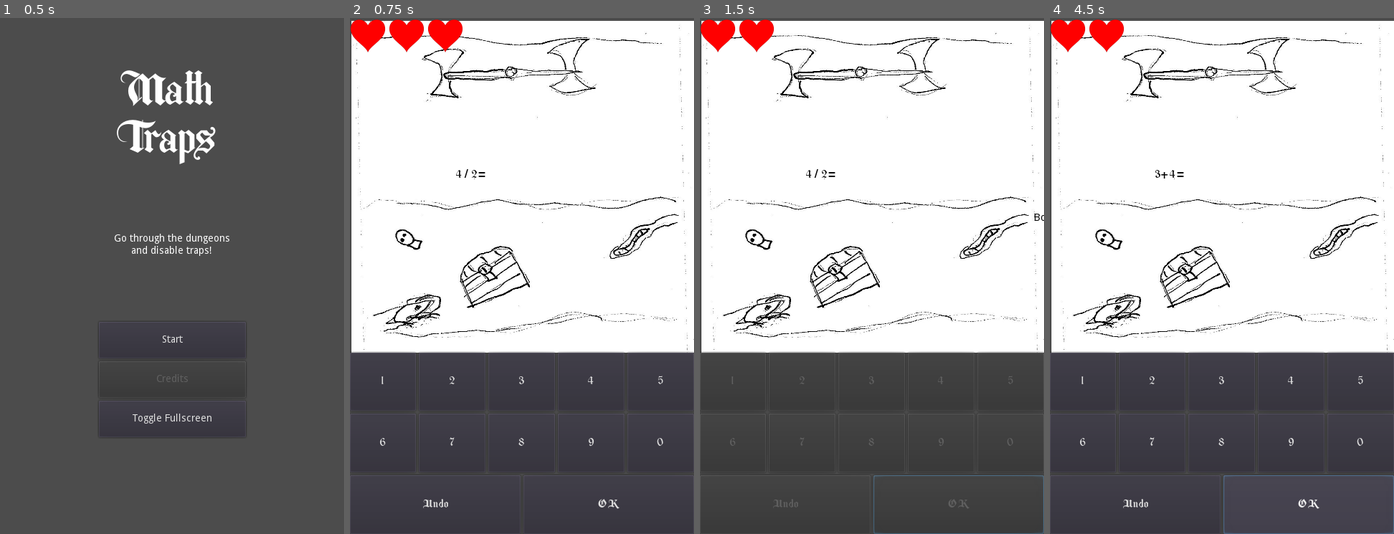
Above: before the commit, frames 1-4 (left to right).
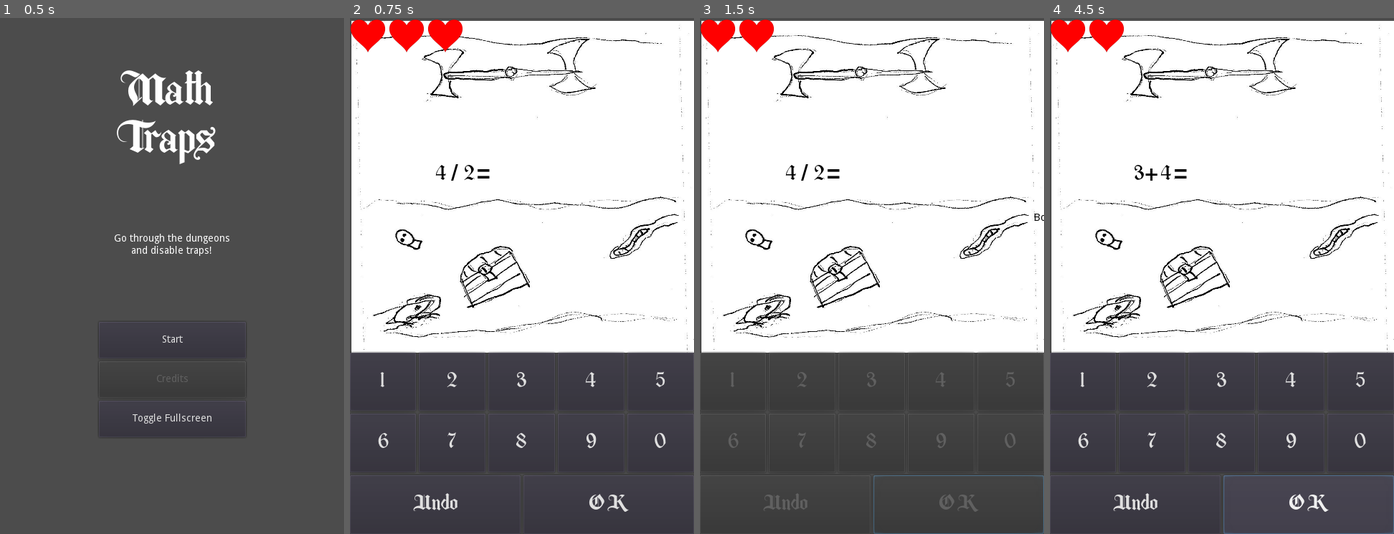
Above: after the commit, the same moments.

Repository: the-g-force/FamJam-May2020
Game: Godot game, scene res://src/TitleScene.tscn
Two runs of this game, one before a commit and one after it. Both use one fixed random seed, a clock stepped at 60 frames per second and the inputs below.
Inputs:
- Up to frame 1 (0.5 s): no input
- Up to frame 2 (0.75 s): click "Start" at 0.5 s
- Up to frame 3 (1.5 s): click "OK" at 1.25 s
- Up to frame 4 (4.5 s): tap Enter at 2.75 s

Frame 1 is identical in both runs. In frame 2, 1.0% of the frame differs, in the area x 8-92%, y 28-96%; in frame 3, 0.6%; in frame 4, 1.0%.

Commit message:
Add larger font

Diff:
--- a/project/assets/Font_Theme.tres
+++ b/project/assets/Font_Theme.tres
@@ -3,6 +3,7 @@
 [ext_resource path="res://assets/Berkahi Blackletter.otf" type="DynamicFontData" id=1]
 
 [sub_resource type="DynamicFont" id=1]
+size = 30
 outline_color = Color( 0, 0, 0, 1 )
 font_data = ExtResource( 1 )
 
--- a/project/src/DynamicNumberLabel.tscn
+++ b/project/src/DynamicNumberLabel.tscn
@@ -23,8 +23,11 @@
 anchor_right = 0.5
 anchor_bottom = 0.5
 margin_left = -25.0
-margin_top = -7.0
+margin_top = -15.5
 margin_right = 25.0
-margin_bottom = 7.0
+margin_bottom = 15.5
 theme = ExtResource( 2 )
 custom_colors/font_color = Color( 0, 0, 0, 1 )
+__meta__ = {
+"_edit_use_anchors_": false
+}
--- a/project/src/ProblemGenerator.tscn
+++ b/project/src/ProblemGenerator.tscn
@@ -18,10 +18,10 @@
 anchor_top = 0.5
 anchor_right = 0.5
 anchor_bottom = 0.5
-margin_left = -27.0
-margin_top = -7.0
-margin_right = 27.0
-margin_bottom = 7.0
+margin_left = -56.0
+margin_top = -15.5
+margin_right = 56.0
+margin_bottom = 15.5
 theme = ExtResource( 2 )
 custom_colors/font_color = Color( 0, 0, 0, 1 )
 text = "problem"
